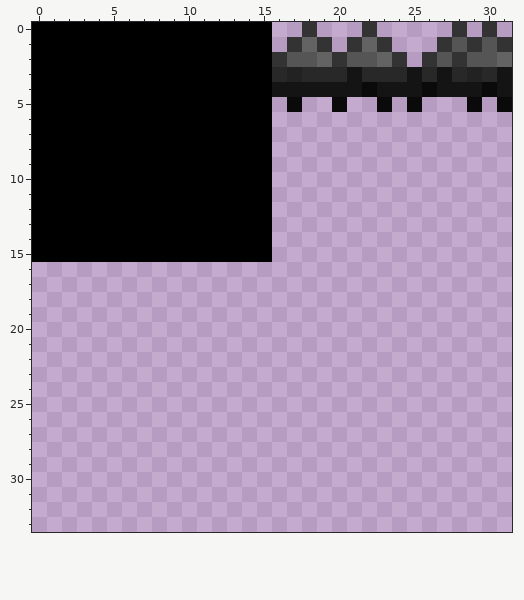
Edited in one commit: pixel-art file (Things/Tileset/tileset_base.aseprite). Above is the file before it was changed.
32x64 pixels, 1 frame. Colours within 5 levels of each other are drawn and written as one. Shown: x 0..31, y 0..33.
Once edited:
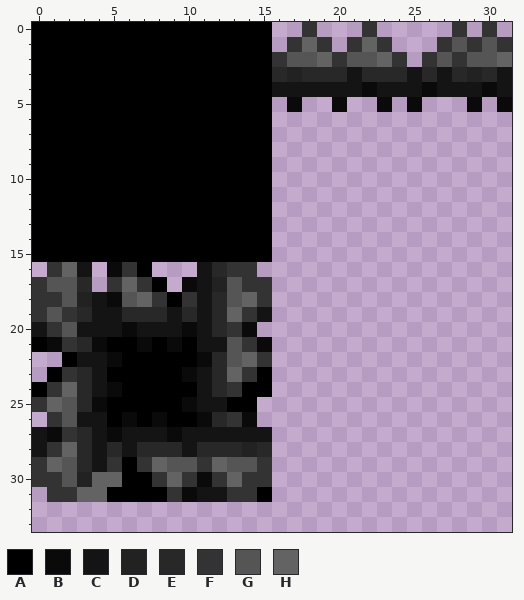
Palette (. is transparent): A #000000  B #0a0a0a  C #141414  D #222222  E #282828  F #333333  G #555555  H #636363
From old to new:
y 16: x 1..3 ... -> FHC; x 5..7 ... -> BFA; x 11..14 .... -> CEFF
y 17: x 0..3 .... -> FGGE; x 5..8 .... -> FHFA; x 10..15 ...... -> BCDGFF
y 18: x 0..15 ................ -> FFGDCBGHFAFCEGHF
y 19: x 0..15 ................ -> FGFECCEEECECEHFC
y 20: x 0..14 ............... -> CFGCCCBCCCBCEFB
y 21: x 0..15 ................ -> ABFEBAABABACCGFB
y 22: x 2..15 .............. -> ACCBAAAAABEGHF
y 23: x 1..15 ............... -> AFECAAAAABCEHFA
y 24: x 0..15 ................ -> AFHECBAAAAACEFAA
y 25: x 0..14 ............... -> FHGEBAAAAABCCAA
y 26: x 1..14 .............. -> FGCCABABAABEFB
y 27: x 0..15 ................ -> CBFECBCCCBCCCCCC
y 28: x 0..15 ................ -> CFHECECEEECEEEDE
y 29: x 0..15 ................ -> FHGECFAFHGGFHGGF
y 30: x 0..15 ................ -> FFGDHHAAFHFBFHFF
y 31: x 1..15 ............... -> FFHHAAAAFBCCFFA
